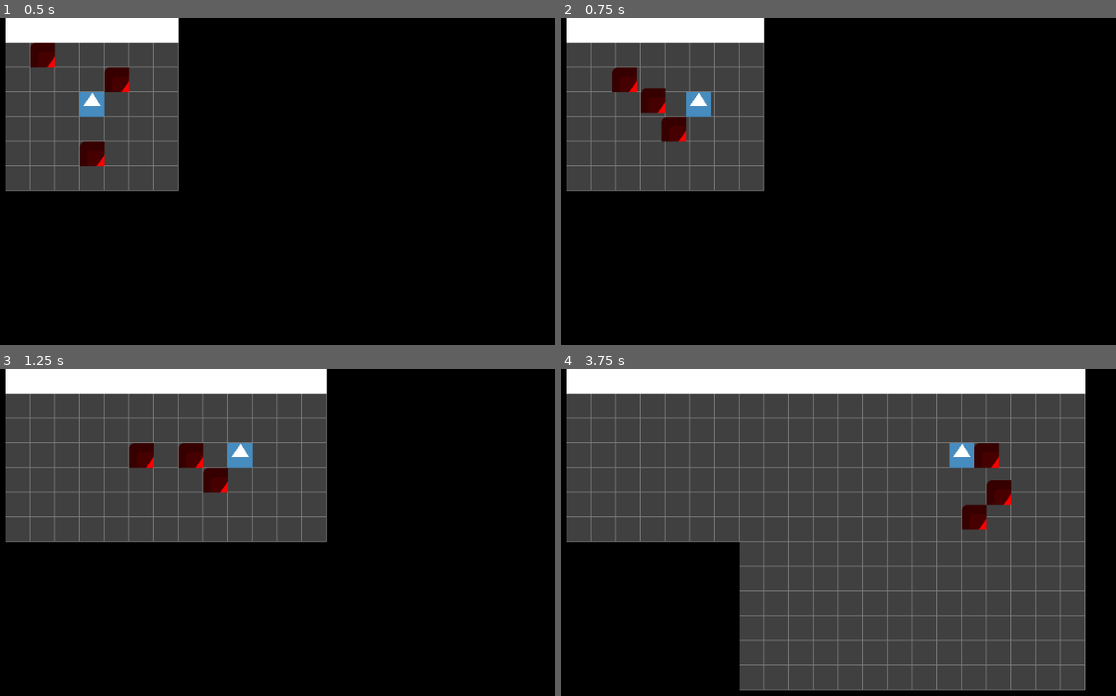
Above: before the commit, frames 1-4 (two rows, left to right).
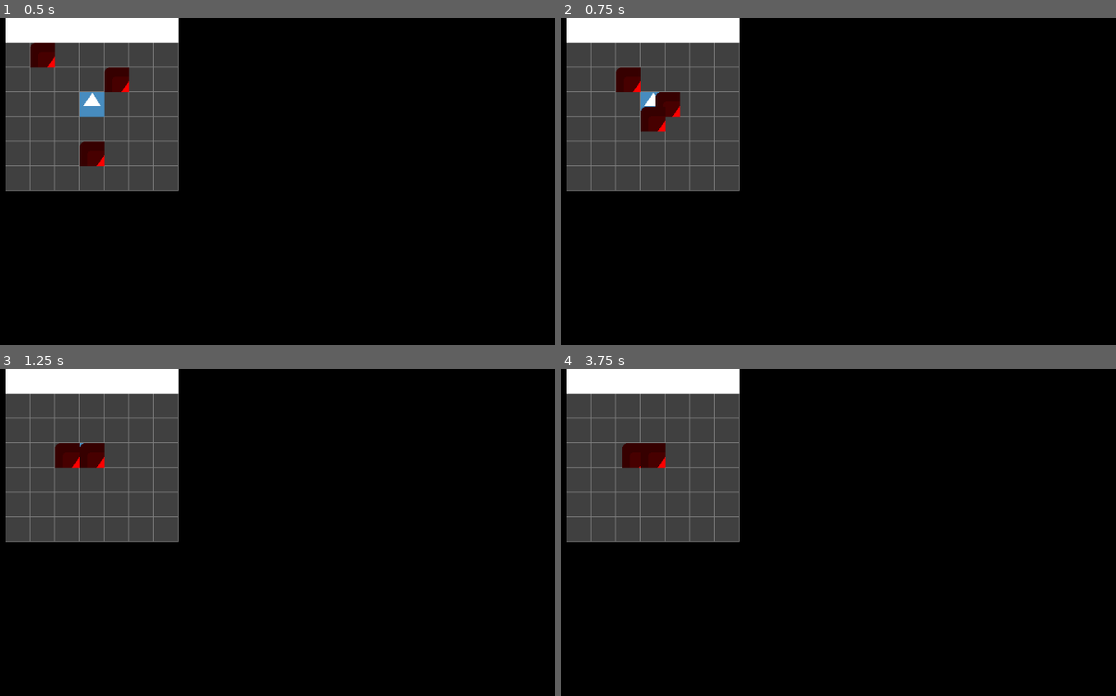
Above: after the commit, the same moments.

Repository: deengames-prototypes/roguelike-base
Game: Godot game, scene res://contexts/core/scenes/CoreGameScene.tscn
The game is run twice, just before and just after one commit, with the same random seed, the same clock (stepped at 60 frames per second) and the same inputs. The engine's default icon, where the game draws it, is replaced by a stand-in: a white triangle on a blue panel in a dark square.
Inputs:
- Up to frame 1 (0.5 s): no input
- Up to frame 2 (0.75 s): tap Enter (ui_accept) at 0.5, 0.6 s; hold Right (ui_right) from 0.53 s (still down)
- Up to frame 3 (1.25 s): keep holding Right (ui_right); tap Enter (ui_accept) at 0.77, 1.07 s
- Up to frame 4 (3.75 s): release Right (ui_right) at 1.28 s; hold Down (ui_down) 1.28-2.03 s; tap Enter (ui_accept) at 1.35, 1.52, 1.82, 2.1, 2.85, 3.02, 3.32, 3.6 s; hold Right (ui_right) 2.03-2.78 s; hold Up (ui_up) 2.78-3.53 s; hold Left (ui_left) from 3.53 s (still down)

Frame 1 is identical in both runs. In frame 2, 3.9% of the frame differs, in the area x 9-37%, y 0-53%; in frame 3, 15%; in frame 4, 62%, in the area x 11-95%, y 0-99%.

Commit message:
Player dies. Game over, sort of.

Diff:
--- a/source/contexts/core/scenes/CoreGameScene.gd
+++ b/source/contexts/core/scenes/CoreGameScene.gd
@@ -44,6 +44,7 @@
 
 	# Events
 	CoreEventBus.player_moved.connect(func(): _defogger.remove_fog())
+	CoreEventBus.player_died.connect(func(): _game_over())
 
 func _generate_dungeon() -> void:
 	_tile_data.fill("ground")
@@ -86,3 +87,7 @@
 		monster.position = monster_tile_position * 32
 		_entity_data.set_at(monster_tile_position, monster)
 		add_child(monster)
+
+func _game_over():
+	# Um. PLayer got erased. There's nothing to do ...
+	pass
--- a/source/contexts/core/scenes/entities/Player.gd
+++ b/source/contexts/core/scenes/entities/Player.gd
@@ -2,6 +2,17 @@
 extends Node2D
 
 var sight_radius:int = 3
-var is_tweening:bool = false
+var is_tweening:bool = false # UI RESPONSIBILITY, MOVE OUT OF HERE
 
 # TODO: fields that we save, go in a Resource that's in here? Or in SaveData? idk.
+var current_health:int = 10
+var max_health:int = 10
+
+func is_dead():
+	return current_health <= 0
+
+func hurt(damage:int = 1):
+	current_health -= max(damage, 0)
+	if is_dead():
+		CoreEventBus.player_died.emit()
+		self.queue_free()
--- a/source/contexts/core/scripts/CoreEventBus.gd
+++ b/source/contexts/core/scripts/CoreEventBus.gd
@@ -5,3 +5,5 @@
 
 # Done tweening to his new place
 signal player_moved
+
+signal player_died # Game over, in other words
--- a/source/contexts/core/scripts/systems/MonsterMeleeSystem.gd
+++ b/source/contexts/core/scripts/systems/MonsterMeleeSystem.gd
@@ -35,3 +35,4 @@
 		# STAB! STAB!!!!!!
 		var tree = get_tree()
 		_entity_tweener.attack(tree, monster, vector_to_player)
+		_player.hurt()
--- a/source/contexts/core/scripts/systems/PlayerMovementSystem.gd
+++ b/source/contexts/core/scripts/systems/PlayerMovementSystem.gd
@@ -17,6 +17,17 @@
 	_entity_tweener = EntityTweener.new(_entity_data, _move_checker)
 
 func _process(_delta: float) -> void:
+	if not is_instance_valid(_player) or _player.is_dead():
+		return
+
+	# TODO: don't let the player do this until all monsters move. If there are any...
+	if Input.is_action_just_pressed("ui_accept"):
+		# Pass turn. This is what makes players monsters move.
+		CoreEventBus.player_moving.emit()
+		# Probably triggers post-move logic.
+		CoreEventBus.player_moved.emit()
+		return
+
 	var movement = Input.get_vector("ui_left", "ui_right", "ui_up", "ui_down", 0.2)
 
 	if movement.x == 0 and movement.y == 0:
@@ -26,5 +37,7 @@
 	var player_tile = Vector2i(_player.position / 32)
 	if movement.x != 0:
 		_entity_tweener.move(tree, _player, player_tile + (Vector2i.LEFT if movement.x < 0 else Vector2i.RIGHT), true)
+		return
 	elif movement.y != 0:
 		_entity_tweener.move(tree, _player, player_tile + (Vector2i.UP if movement.y < 0 else Vector2i.DOWN), true)
+		return
